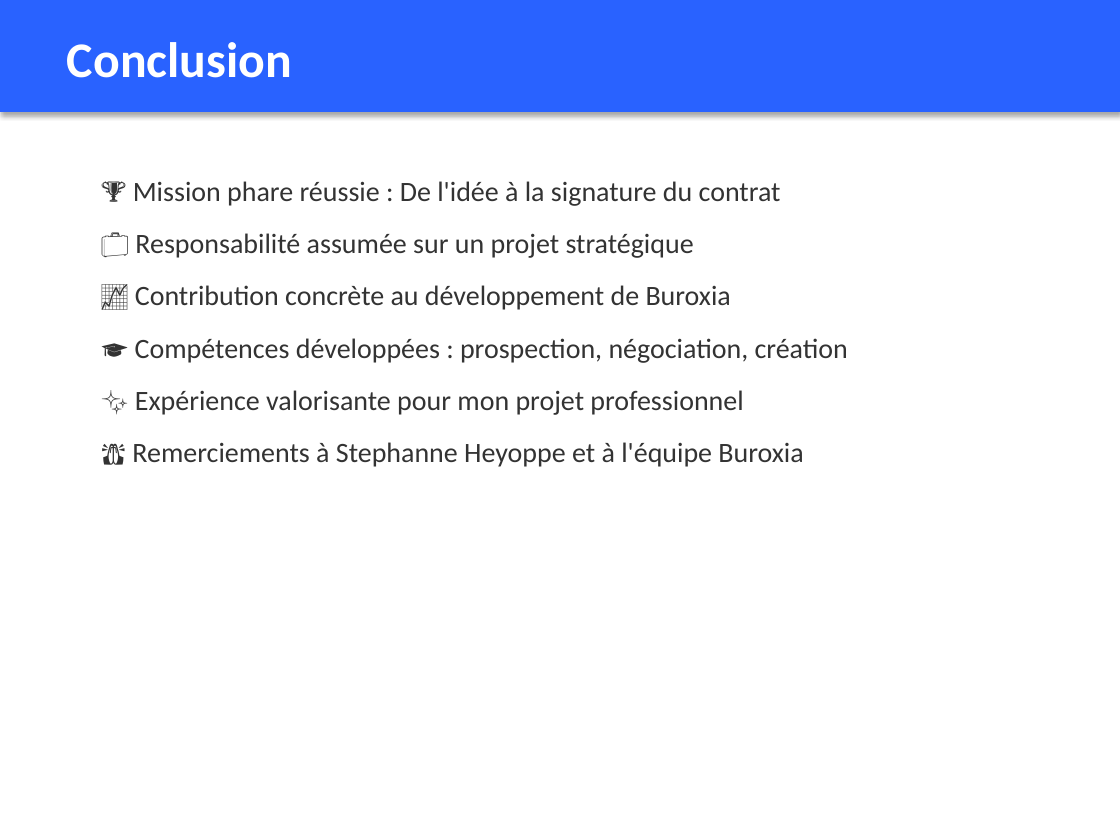
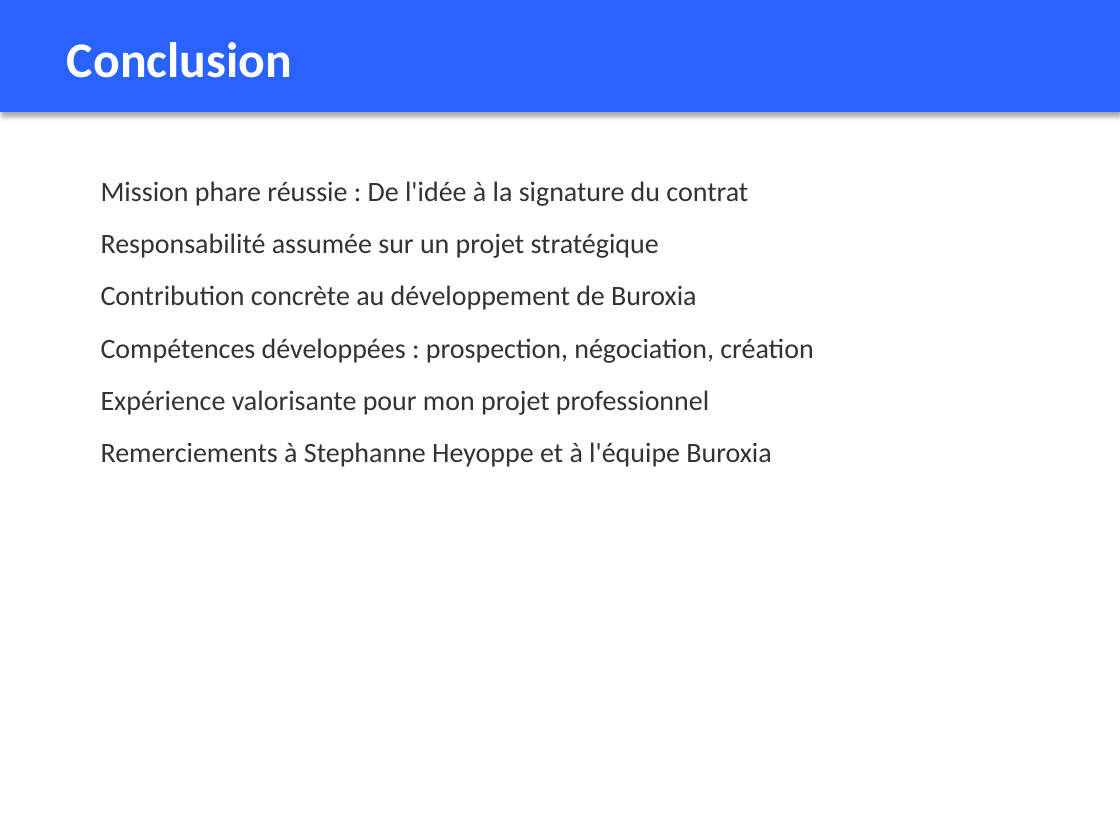
Before and after one commit to DOCK221/lbdmuser.github.io, a slide deck: slide 23 of Soutenance_Mouhamadou_Sow_B3_CDI.pptx. Drawn at 1120x840 pixels with LibreOffice and Linux fonts; fonts in the diff are those of the drawing. Boxes give left, top, right and bottom in pixels: in the first picture for what was removed or moved away, otherwise in the second. Text is boxed around its words. In the diff, an @@ line names an element or a change of style, - is before the commit and + after.

Commit message:
feat: présentation sans émojis + version PDF
- Suppression de tous les émojis de la présentation
- Ajout de la version PDF (24 pages, 111 Ko)
- Présentation prête pour la soutenance

```diff
--- a/Soutenance_Mouhamadou_Sow_B3_CDI.pptx
+++ b/Soutenance_Mouhamadou_Sow_B3_CDI.pptx
@@ text at <box>101,181,813,467</box>: text changed @@
-🏆 Mission phare réussie : De l'idée à la signature du contrat
-💼 Responsabilité assumée sur un projet stratégique
-📈 Contribution concrète au développement de Buroxia
-🎓 Compétences développées : prospection, négociation, création
-✨ Expérience valorisante pour mon projet professionnel
-🙏 Remerciements à Stephanne Heyoppe et à l'équipe Buroxia
+Mission phare réussie : De l'idée à la signature du contrat
+Responsabilité assumée sur un projet stratégique
+Contribution concrète au développement de Buroxia
+Compétences développées : prospection, négociation, création
+Expérience valorisante pour mon projet professionnel
+Remerciements à Stephanne Heyoppe et à l'équipe Buroxia
```
Also in this commit, not shown: 20 other slides changed, 2 other files.
